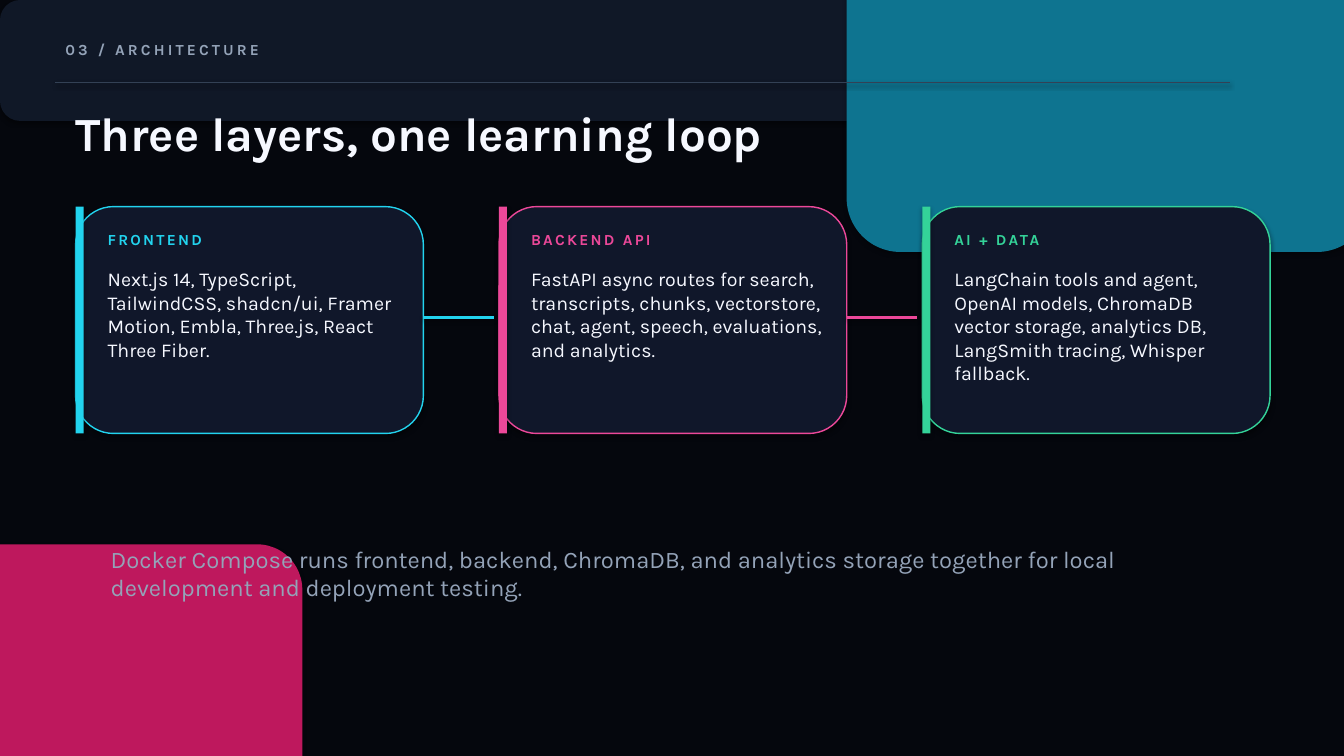
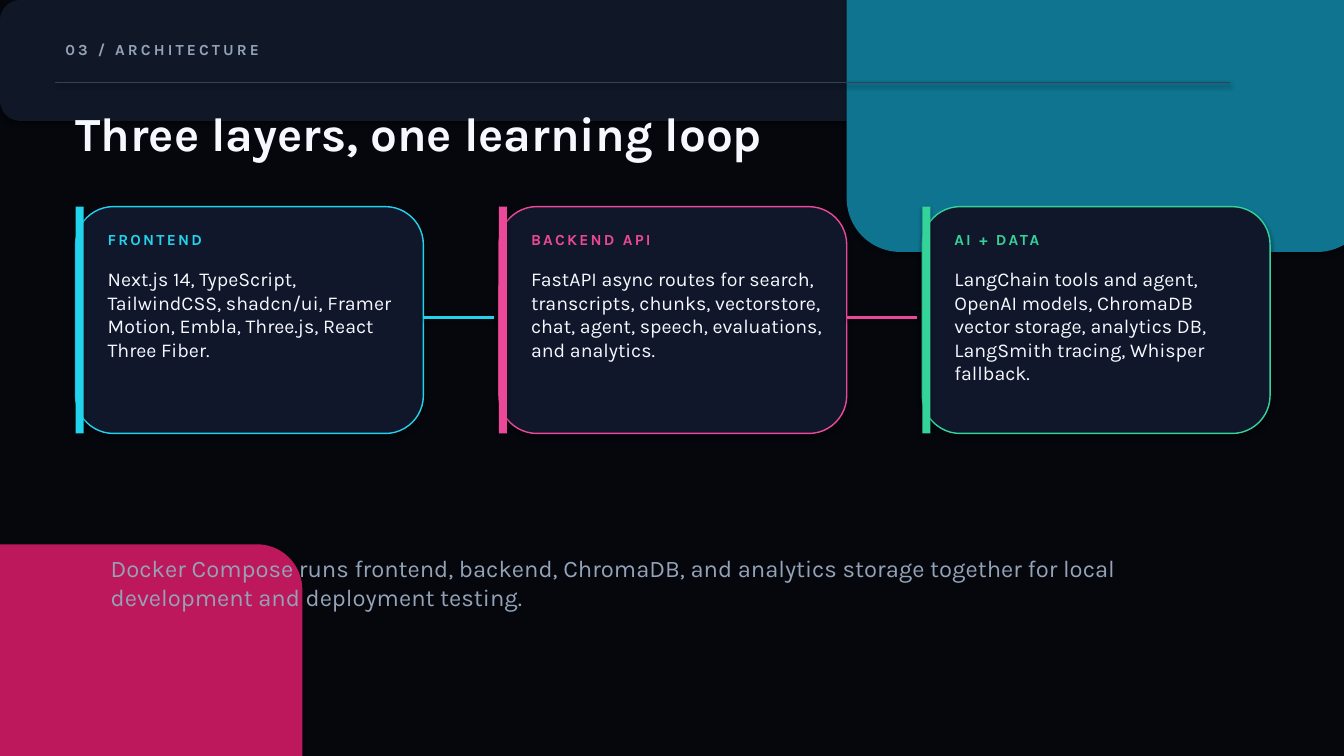
Before and after one commit to sabeurzarai/asktube-ai, a slide deck: slide 4 of docs/AskTube_AI_Presentation.pptx. Drawn at 1344x756 pixels with LibreOffice and Linux fonts; fonts in the diff are those of the drawing. Boxes give left, top, right and bottom in pixels: in the first picture for what was removed or moved away, otherwise in the second. Text is boxed around its words. In the diff, an @@ line names an element or a change of style, - is before the commit and + after.

```diff
--- a/docs/AskTube_AI_Presentation.pptx
+++ b/docs/AskTube_AI_Presentation.pptx
@@ text "Docker Compose runs frontend, backend, ...": place and size @@
-text "Docker Compose runs frontend, backend, ..." at <box>111,547,1115,602</box>
+text "Docker Compose runs frontend, backend, ..." at <box>111,556,1115,612</box>
```
Also in this commit, not shown: 6 other slides changed, 1 other file.
